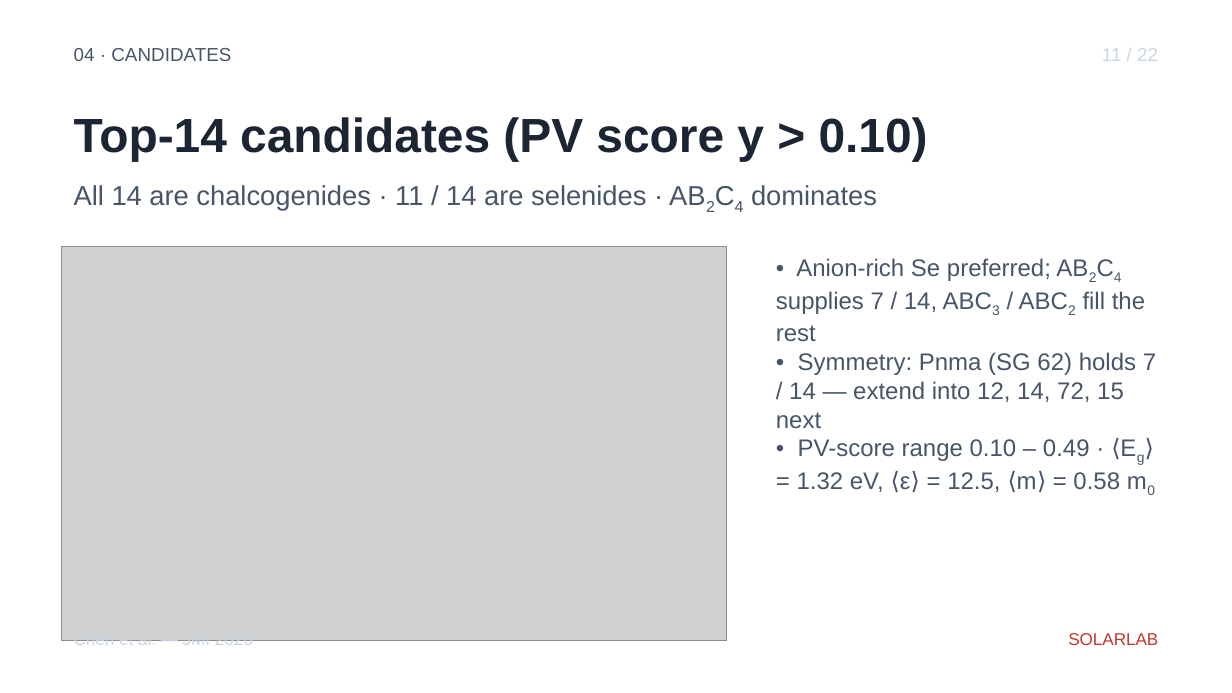
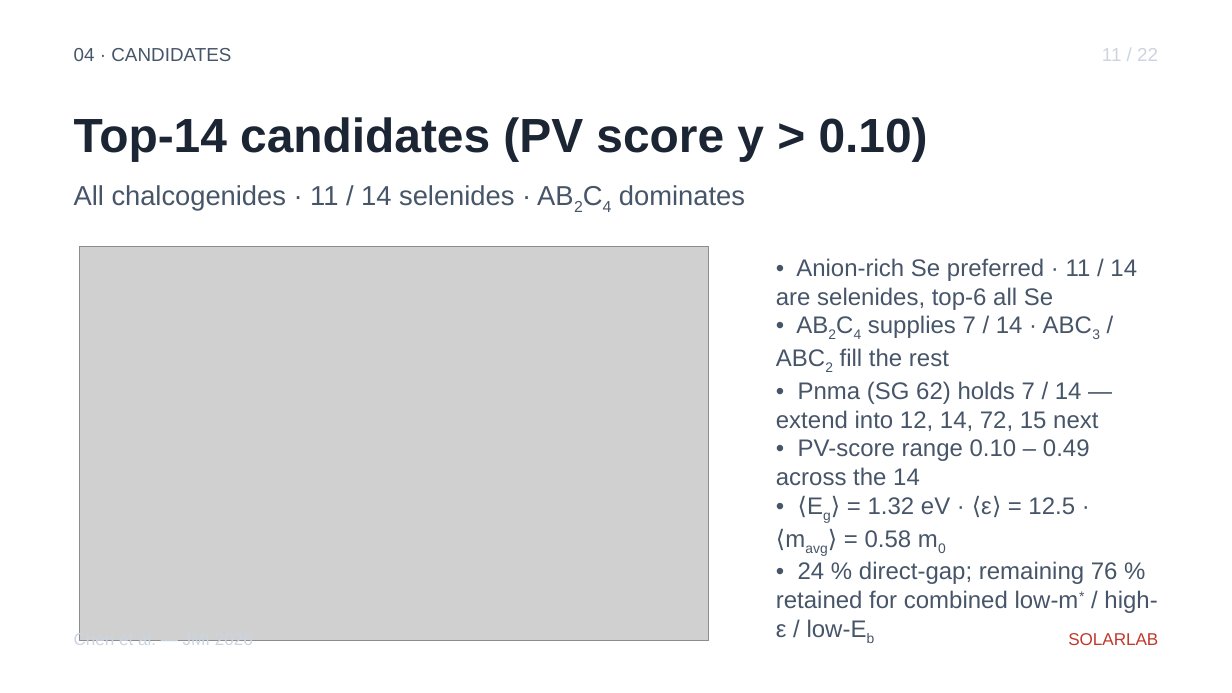
Before and after one commit to ShaneLogic/SolarLab, a slide deck: slide 15 of presentations/jmi-2026/output/jmi-2026.pptx. Drawn at 1232x693 pixels with LibreOffice and Linux fonts; fonts in the diff are those of the drawing; grey boxes stand for pictures. Boxes give left, top, right and bottom in pixels: in the first picture for what was removed or moved away, otherwise in the second. Text is boxed around its words. In the diff, an @@ line names an element or a change of style, - is before the commit and + after.

Commit message:
fix(jmi-ppt): mathtext glyphs, aspect-preserving figure box, denser bullets
User flagged three real issues on the previous build: T₈₀ rendered as
T□□ in the s2 figure (Arial missing Unicode subscript glyphs in
matplotlib), figures were stretched to 5.4×3.2 in regardless of
source aspect, and bullet content was too sparse.

Fixes:
1. matplotlib Unicode → mathtext
   s2: T₈₀ → r"$T_{80}$"
   s18: cm² → r"cm$^{2}$" · ΔPCE → rf"$\Delta$PCE"
   s19: cm² → r"cm$^{2}$"
   mathtext renders subscripts/superscripts/Greek through matplotlib
   internal glyphs, independent of font.family.

2. theme/layouts.add_content now reads source PNG via PIL.Image,
   computes native aspect ratio, fits picture inside a 5.4×3.2 in
   max-box preserving ratio, and centers it. Tall portraits no longer
   stretched horizontally; widescreen figures no longer cropped.

3. copy.yaml densified: 101 → 159 text fields. Each content slide
   now carries 5–6 bullets with concrete numbers from the technical
   doc — Si/CIGS/perovskite records, ML ablation R², per-prototype CV
   diagnostics, candidate aggregate stats, SolarLab solver throughput.

Audit: 28 slides, 67 sub + 33 sup runs, no _/^ leaks.

Constraint: PIL decompression-bomb warning on pv_top_candidates.png
(~100 M pixels) — non-blocking, source PNG resized later if needed
Confidence: high
Scope-risk: narrow
Not-tested: visual fidelity on Windows PowerPoint (built on macOS);
mathtext rendering platform-independent so no concern

```diff
--- a/presentations/jmi-2026/output/jmi-2026.pptx
+++ b/presentations/jmi-2026/output/jmi-2026.pptx
@@ text at <box>74,185,745,211</box>: text changed @@
-All 14 are chalcogenides · 11 / 14 are selenides · AB2C4 dominates
+All chalcogenides · 11 / 14 selenides · AB2C4 dominates
@@ picture: place and size @@
-picture at <box>62,246,727,641</box>
+picture at <box>80,246,708,641</box>
@@ text at <box>776,258,1157,637</box>: text changed @@
-• Anion-rich Se preferred; AB2C4 supplies 7 / 14, ABC3 / ABC2 fill the rest
-• Symmetry: Pnma (SG 62) holds 7 / 14 — extend into 12, 14, 72, 15 next
-• PV-score range 0.10 – 0.49 · ⟨Eg⟩ = 1.32 eV, ⟨ε⟩ = 12.5, ⟨m⟩ = 0.58 m0
+• Anion-rich Se preferred · 11 / 14 are selenides, top-6 all Se
+• AB2C4 supplies 7 / 14 · ABC3 / ABC2 fill the rest
+• Pnma (SG 62) holds 7 / 14 — extend into 12, 14, 72, 15 next
+• PV-score range 0.10 – 0.49 across the 14
+• ⟨Eg⟩ = 1.32 eV · ⟨ε⟩ = 12.5 · ⟨mavg⟩ = 0.58 m0
+• 24 % direct-gap; remaining 76 % retained for combined low-m* / high-ε / low-Eb
```
Also in this commit, not shown: 20 other slides changed, 5 other files.
